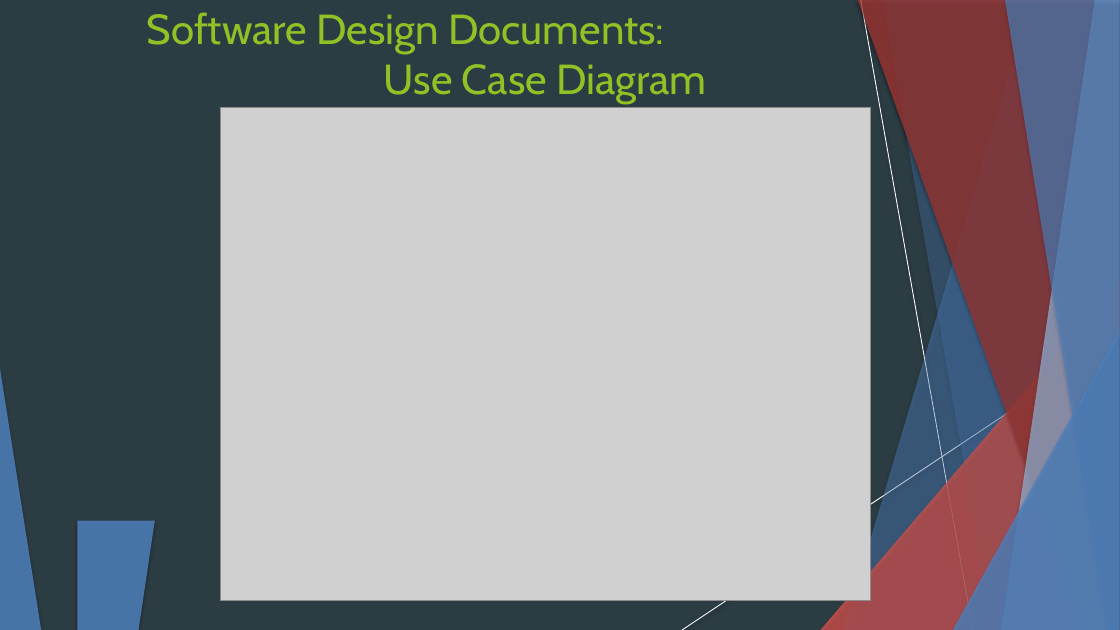
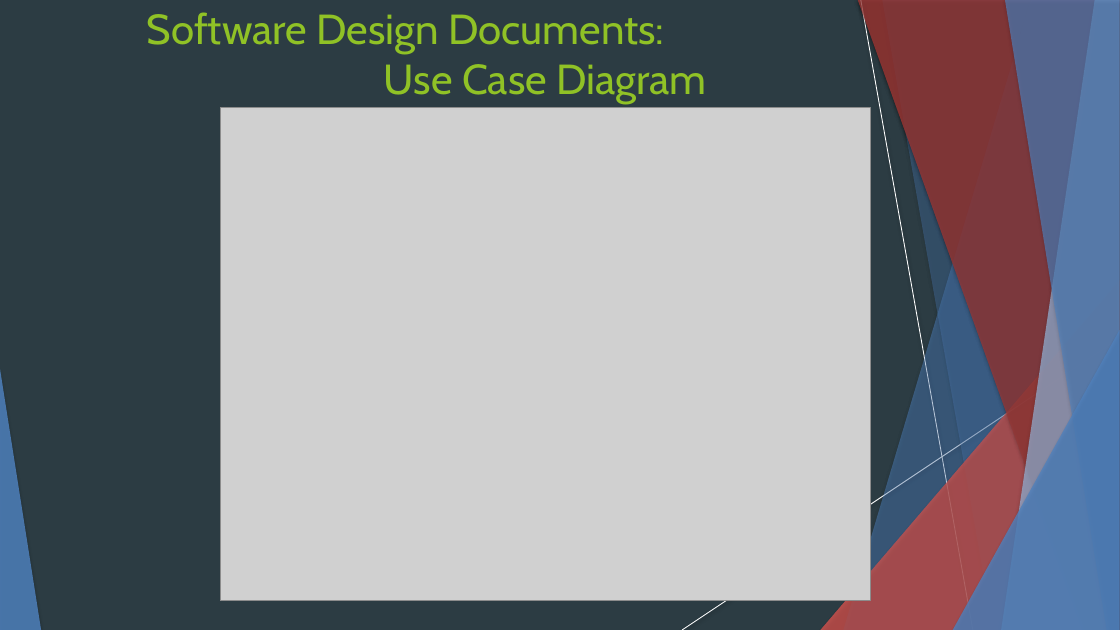
Before and after one commit to unholyN1/SEandroidApp, a slide deck: slide 4 of SE Presentation Alpha.pptx. Drawn at 1120x630 pixels with LibreOffice and Linux fonts; fonts in the diff are those of the drawing; grey boxes stand for pictures. Boxes give left, top, right and bottom in pixels: in the first picture for what was removed or moved away, otherwise in the second. Text is boxed around its words. In the diff, an @@ line names an element or a change of style, - is before the commit and + after.

```diff
--- a/SE Presentation Alpha.pptx
+++ b/SE Presentation Alpha.pptx
@@ triangle removed at (77, 521, 155, 630) @@
```
Also in this commit, not shown: 3 other slides changed.
